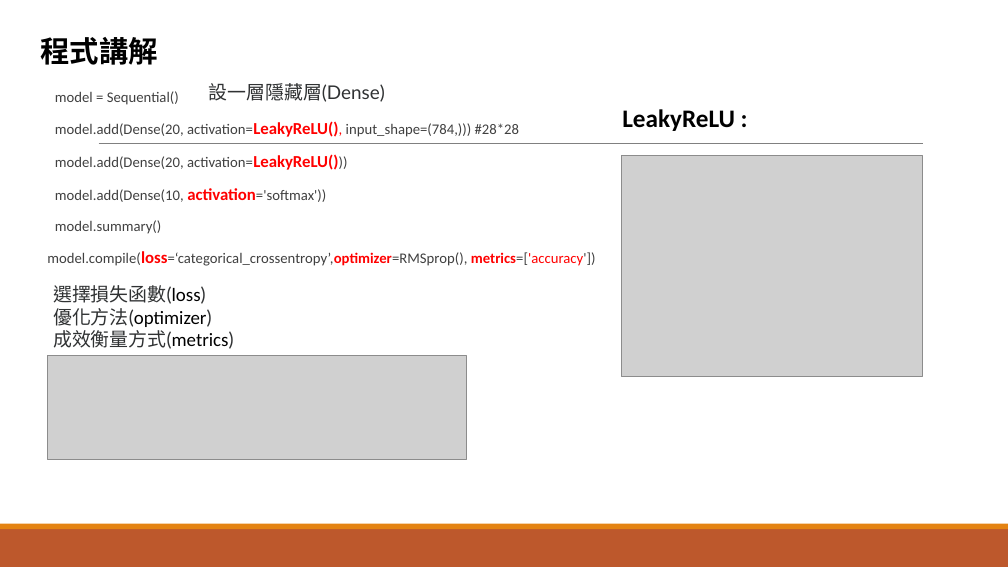
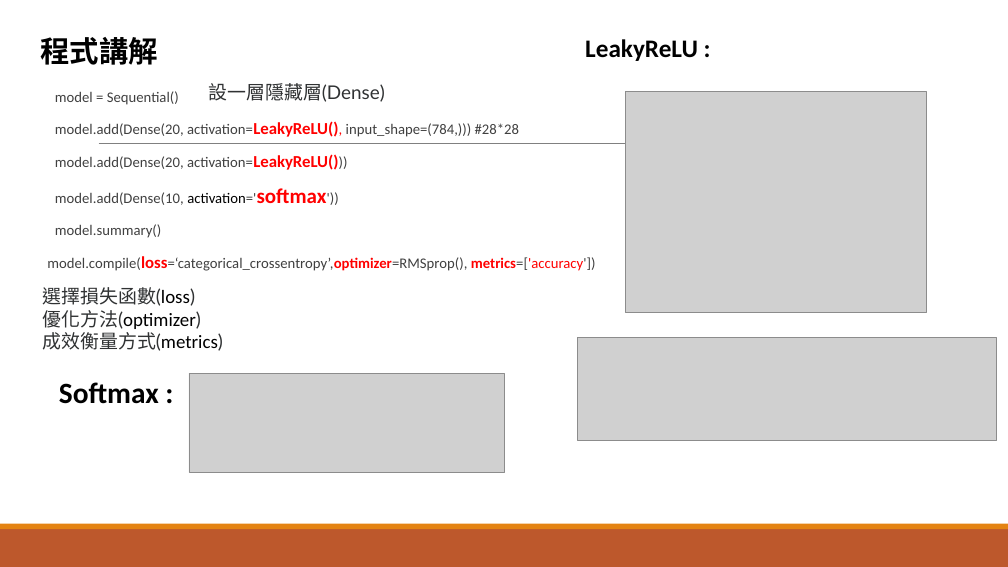
Before and after one commit to danigunawan/AI-108-2, a slide deck: slide 4 of 4050D028 5-17 平時作業.pptx. Drawn at 1008x567 pixels with LibreOffice and Linux fonts; fonts in the diff are those of the drawing; grey boxes stand for pictures. Boxes give left, top, right and bottom in pixels: in the first picture for what was removed or moved away, otherwise in the second. Text is boxed around its words. In the diff, an @@ line names an element or a change of style, - is before the commit and + after.

```diff
--- a/4050D028 5-17 平時作業.pptx
+++ b/4050D028 5-17 平時作業.pptx
@@ text "LeakyReLU :": place and size @@
-text "LeakyReLU :" at (622,109,735,131)
+text "LeakyReLU :" at (585,39,698,61)
@@ picture: place and size @@
-picture at (622,156,923,377)
+picture at (625,91,926,312)
@@ text at (55,188,327,205): size 16 to 14 pt, size 14 to 20 pt, text colour #FF0000 to #000000, text colour #404040 to #FF0000, bold off, bold on in "activation='softmax'))" @@
@@ text "選擇損失函數(loss)": place and size @@
-text "選擇損失函數(loss)" at (53,285,234,349)
+text "選擇損失函數(loss)" at (43,287,224,351)
@@ picture: place and size @@
-picture at (48,355,467,459)
+picture at (578,337,997,441)
@@ text added at (59,382,159,404), 28 pt, text #000000, bold @@
+  Softmax :
@@ picture added at (189,374,504,473) @@
```
